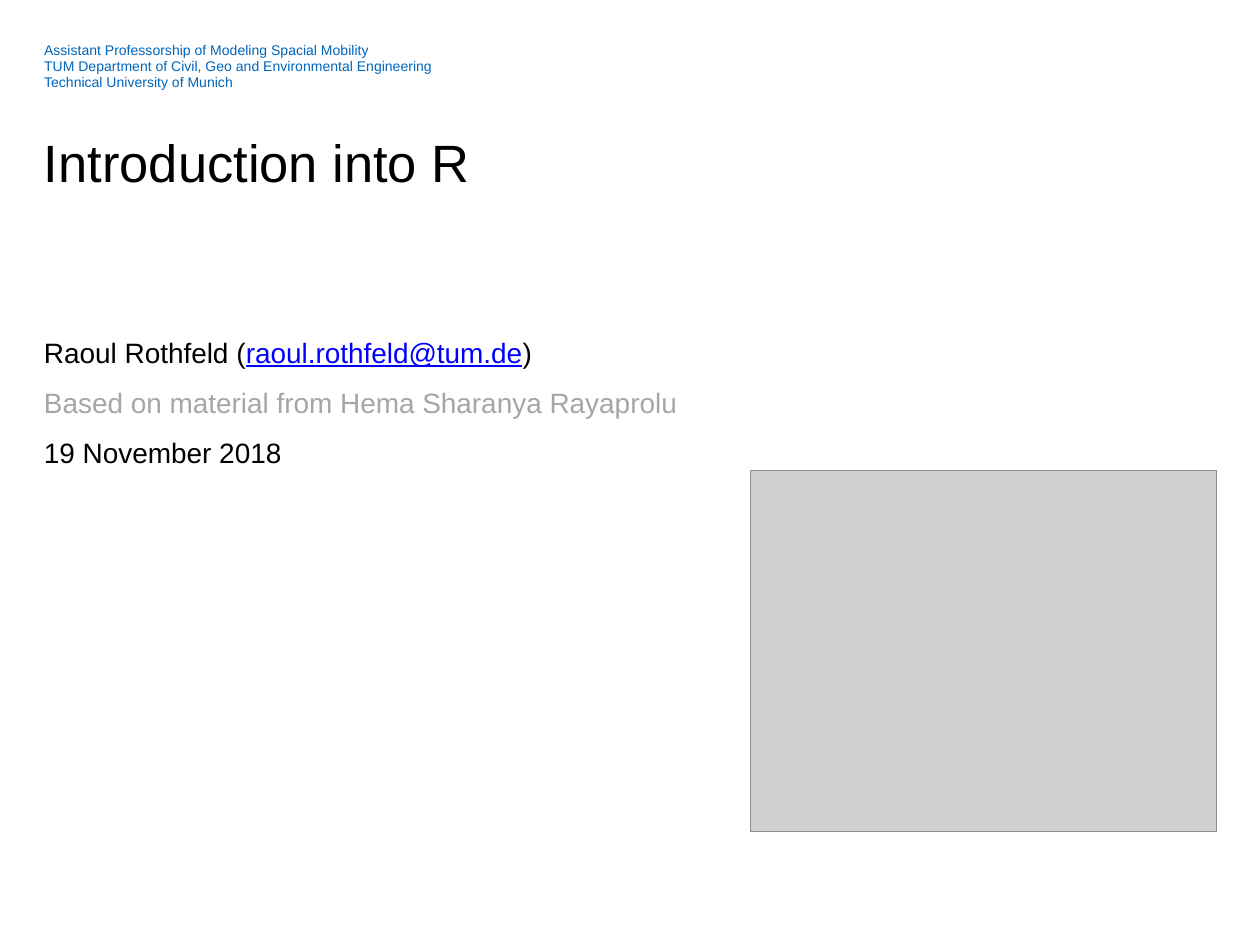
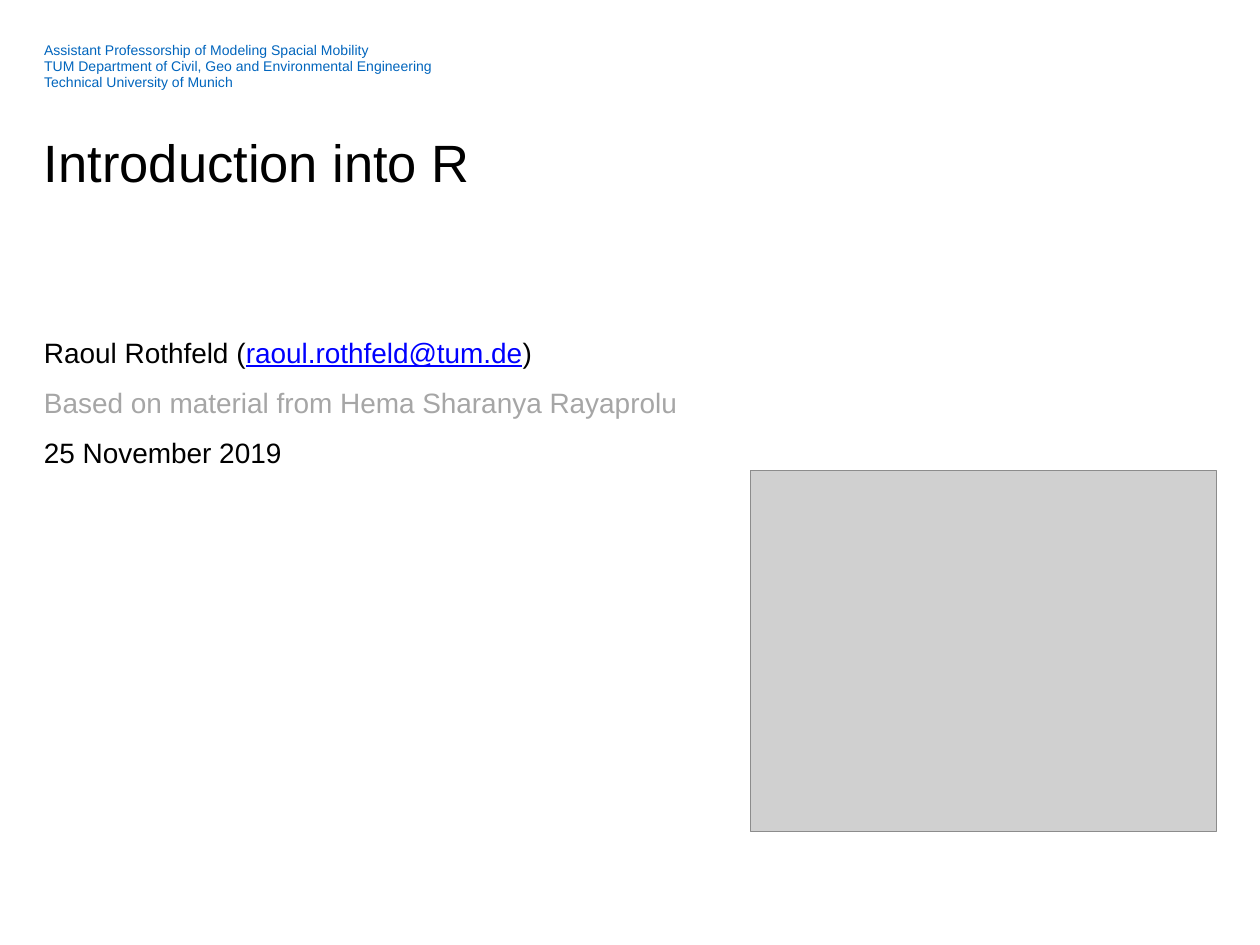
Before and after one commit to RRothfeld/R, a slide deck: slide 1 of Introduction into R/Introduction-to-R-dataAnalysis.pptx. Drawn at 1260x945 pixels with LibreOffice and Linux fonts; fonts in the diff are those of the drawing; grey boxes stand for pictures; background and template pictures are left out. Boxes give left, top, right and bottom in pixels: in the first picture for what was removed or moved away, otherwise in the second. Text is boxed around its words. In the diff, an @@ line names an element or a change of style, - is before the commit and + after.

```diff
--- a/Introduction into R/Introduction-to-R-dataAnalysis.pptx
+++ b/Introduction into R/Introduction-to-R-dataAnalysis.pptx
@@ text at [44,442,281,464]: text changed @@
-19 November 2018
+25 November 2019
```
Also in this commit, not shown: 6 other files.
